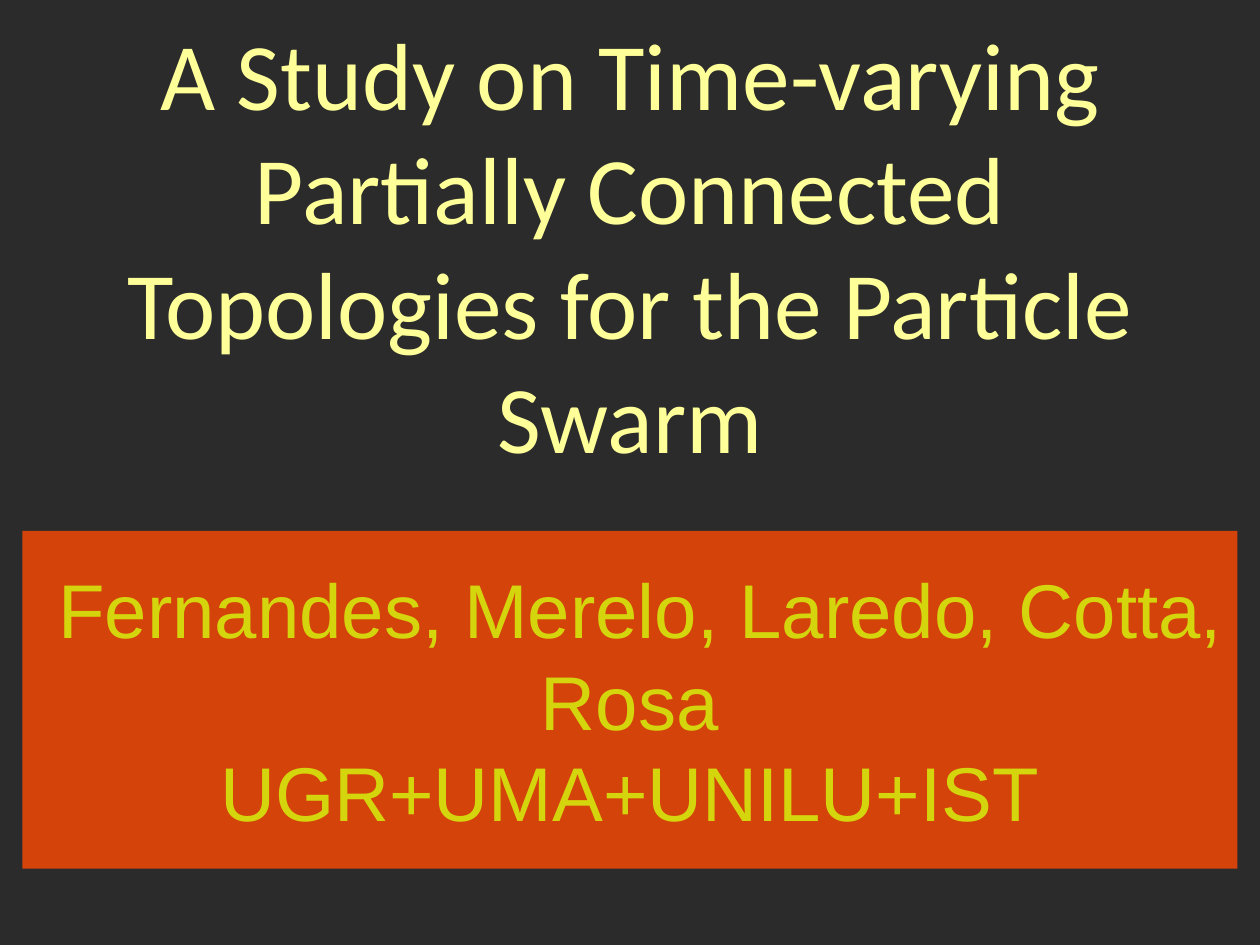
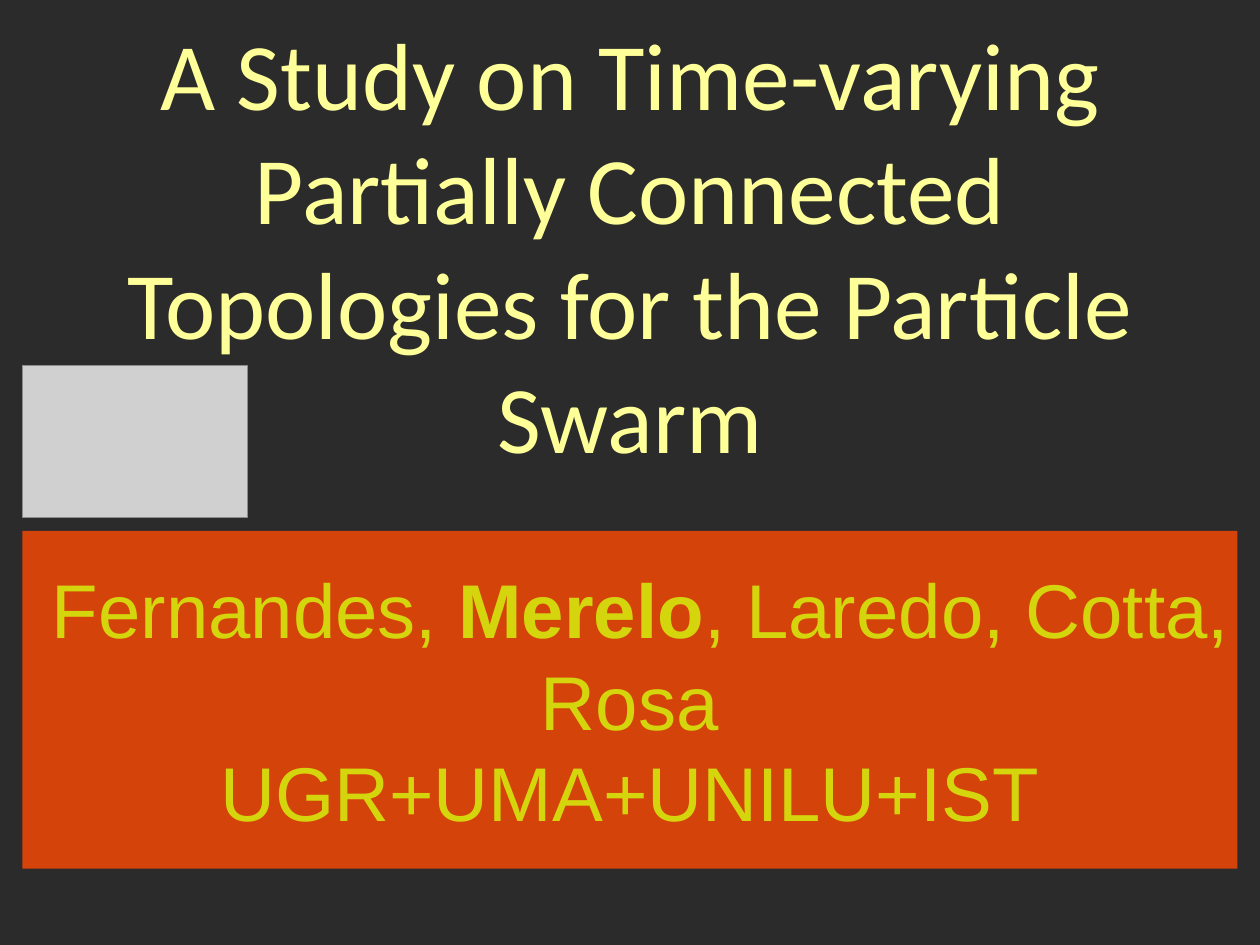
Before and after one commit to geneura/papers, a slide deck: slide 1 of 2013/CEC/PSO/pso-cec2013.odp. Drawn at 1260x945 pixels with LibreOffice and Linux fonts; fonts in the diff are those of the drawing; grey boxes stand for pictures; background and template pictures are left out; a plain dark background stands for a picture behind light text. Boxes give left, top, right and bottom in pixels: in the first picture for what was removed or moved away, otherwise in the second. Text is boxed around its words. In the diff, an @@ line names an element or a change of style, - is before the commit and + after.

```diff
--- a/2013/CEC/PSO/pso-cec2013.odp
+++ b/2013/CEC/PSO/pso-cec2013.odp
@@ picture added at <box>23,366,248,518</box> @@
@@ subtitle at <box>52,583,1229,731</box>: bold on in "Merelo," @@
```
Also in this commit, not shown: 17 other slides changed, 1 other file.
